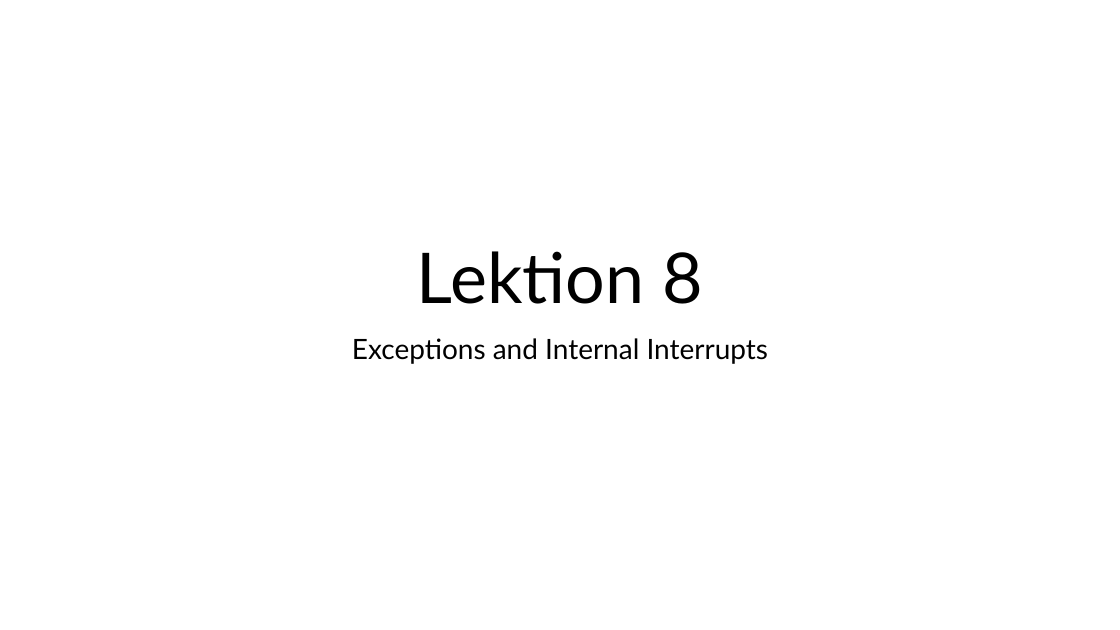
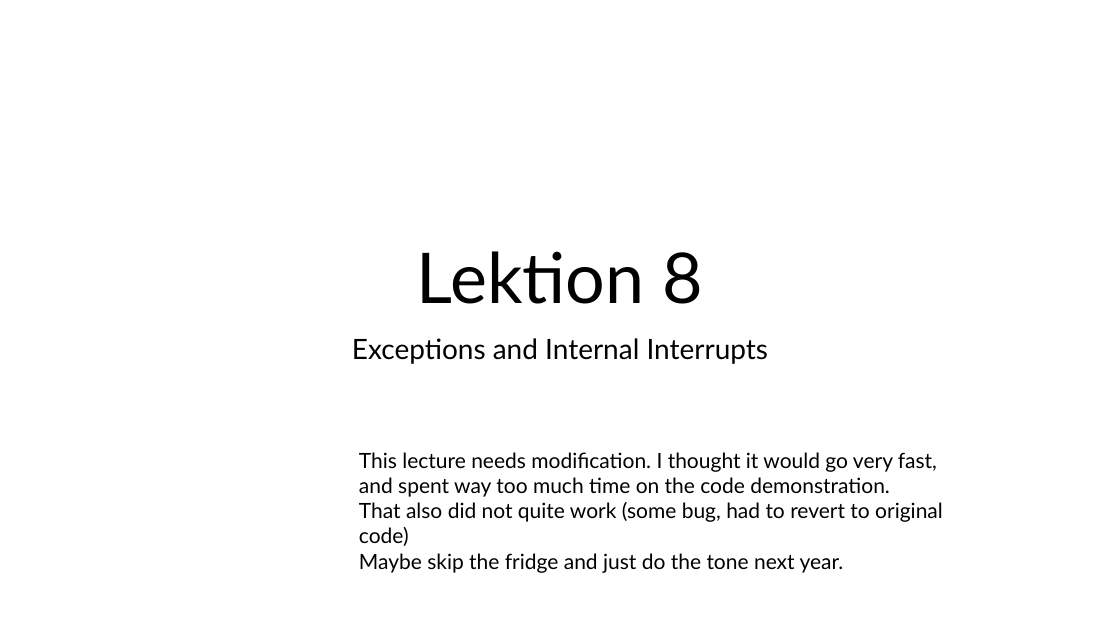
Before and after one commit to elias-at-chalmers/mop-lecture_notes-mirror, a slide deck: slide 1 of slides/lecture08_internal_interrupts.pptx. Drawn at 1120x630 pixels with LibreOffice and Linux fonts; fonts in the diff are those of the drawing. Boxes give left, top, right and bottom in pixels: in the first picture for what was removed or moved away, otherwise in the second. Text is boxed around its words. In the diff, an @@ line names an element or a change of style, - is before the commit and + after.

```diff
--- a/slides/lecture08_internal_interrupts.pptx
+++ b/slides/lecture08_internal_interrupts.pptx
@@ text added at (359, 452, 943, 573), 18 pt, text #000000 @@
+This lecture needs modification. I thought it would go very fast,
+and spent way too much time on the code demonstration.
+That also did not quite work (some bug, had to revert to original code)
+Maybe skip the fridge and just do the tone next year.
```
